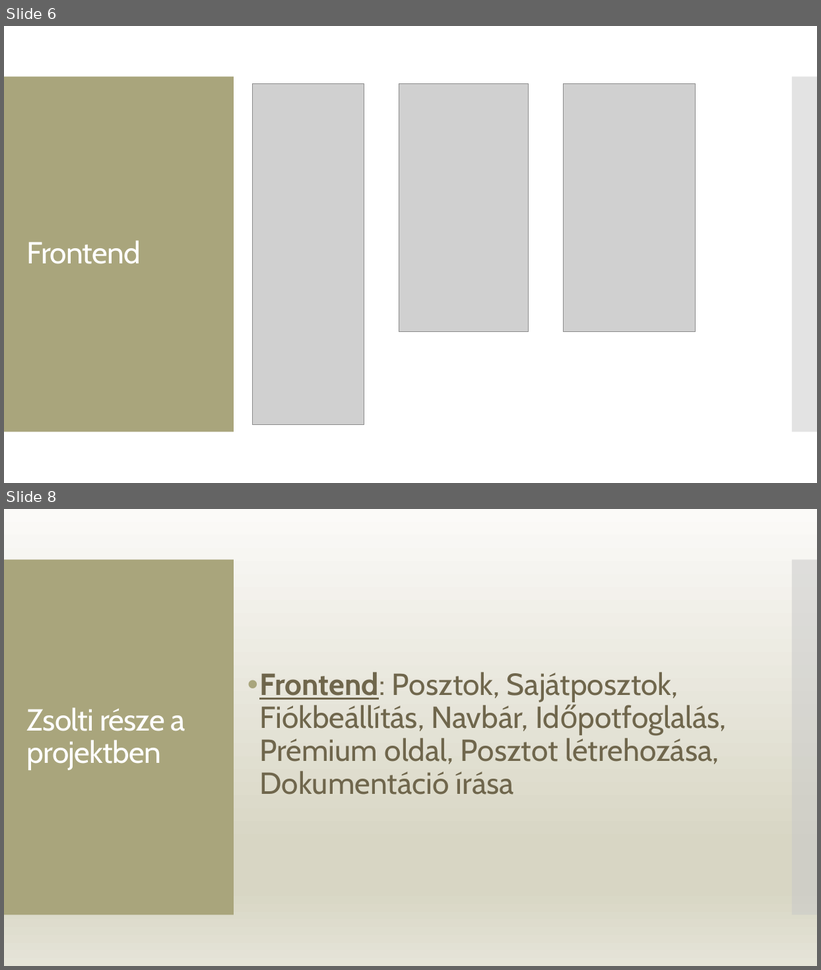
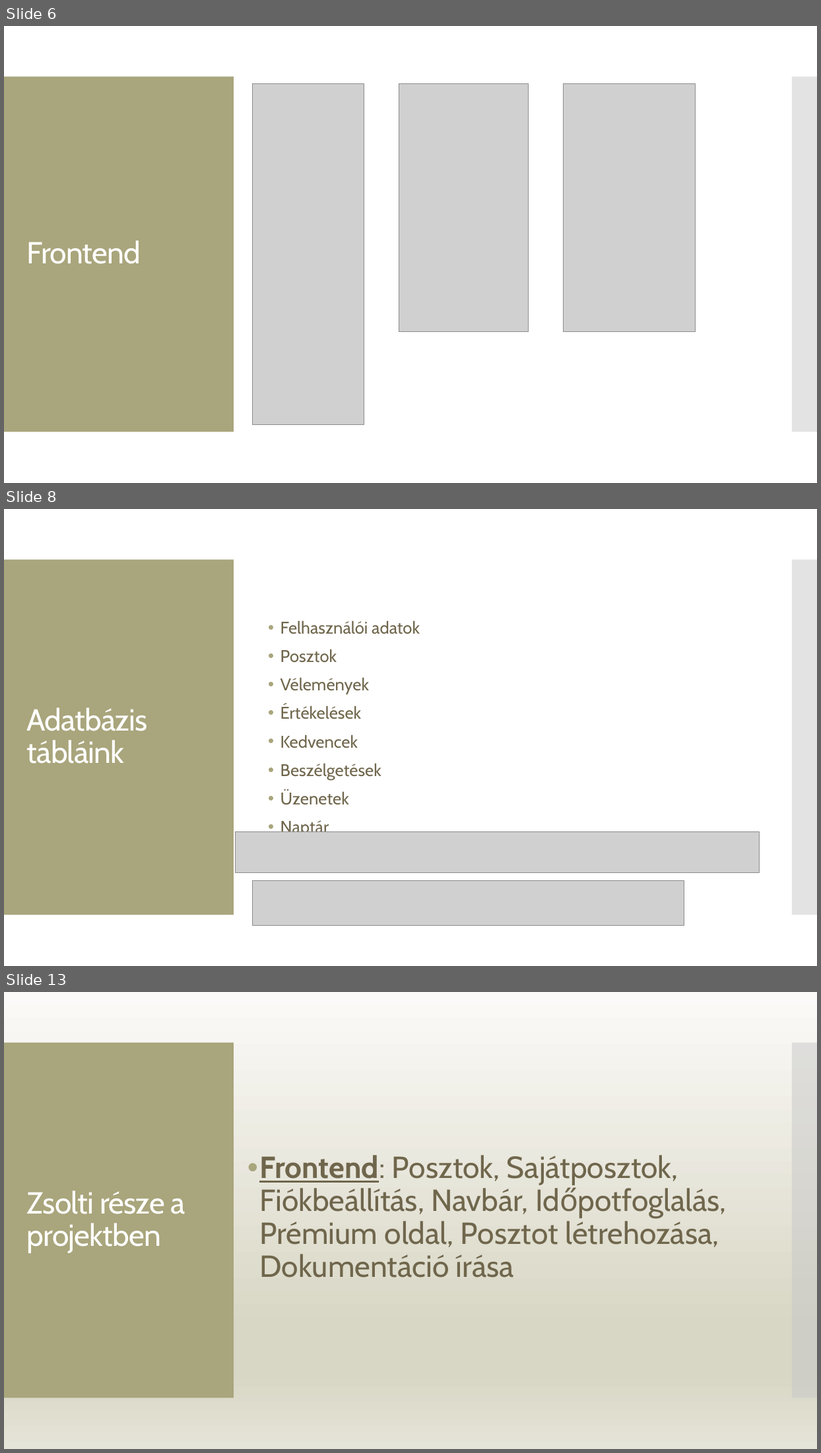
Before and after one commit to ramhap00/ramhapgergo, a slide deck: prezentáció.pptx. Shown one above the other, each under a label of ours: slides 6 and 8 before the commit, slides 6, 8 and 13 after it; the slides between them are not shown. The pictures are 821x970 and 821x1453 pixels, drawn with LibreOffice and Linux fonts; fonts in the diff are those of the drawing; grey boxes stand for pictures. Boxes give left, top, right and bottom in pixels: in the first picture for what was removed or moved away, otherwise in the second. Text is boxed around its words. In the diff, an @@ line names an element or a change of style, - is before the commit and + after.

```diff
--- a/prezentáció.pptx
+++ b/prezentáció.pptx
@@ slide 8 added at (x1=4, y1=509, x2=817, y2=966), background #FFFFFF; not listed: 2 template elements that a slide beside it also shows @@
@@ text added at (x1=281, y1=621, x2=420, y2=832), 20 pt, text #6F664C @@
+• Felhasználói adatok
+• Posztok
+• Vélemények
+• Értékelések
+• Kedvencek
+• Beszélgetések
+• Üzenetek
+• Naptár
@@ title added at (x1=27, y1=708, x2=148, y2=764), 36 pt, text #FFFFFF @@
+Adatbázis tábláink
@@ picture added at (x1=236, y1=832, x2=760, y2=873) @@
@@ picture added at (x1=252, y1=881, x2=684, y2=925) @@
@@ what was slide 8 is now slide 13 @@
```
Also in this commit, not shown: 5 other slides added, 1 slide removed, 2 other files.
